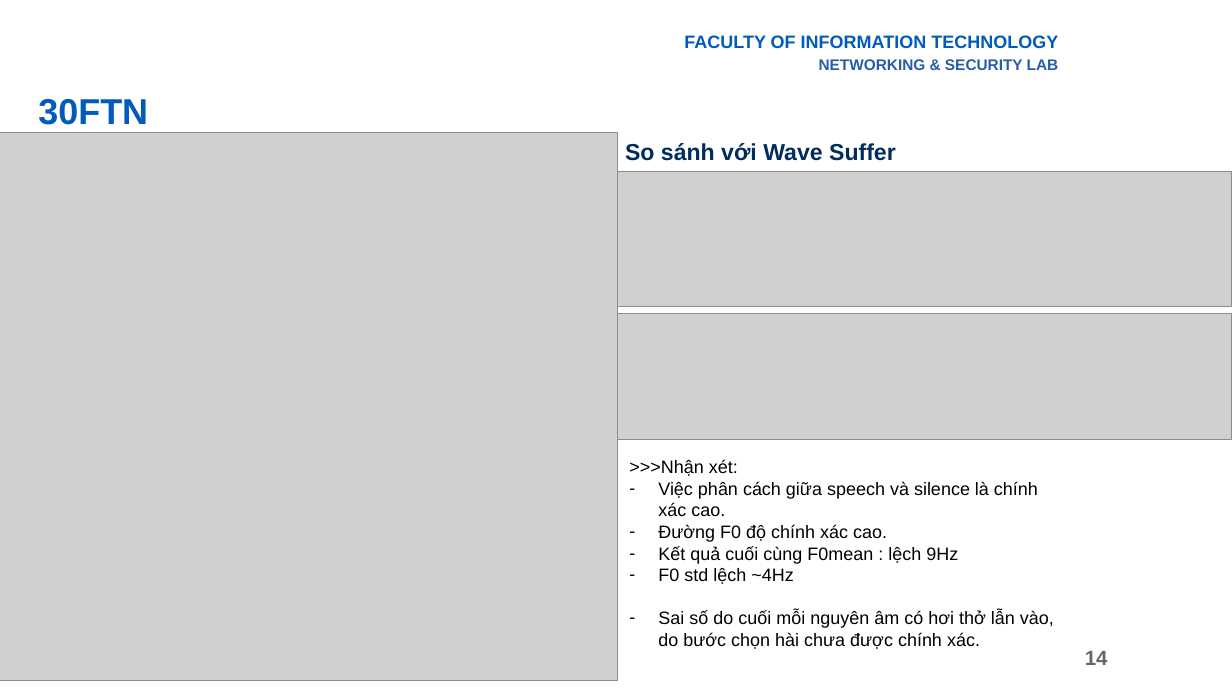
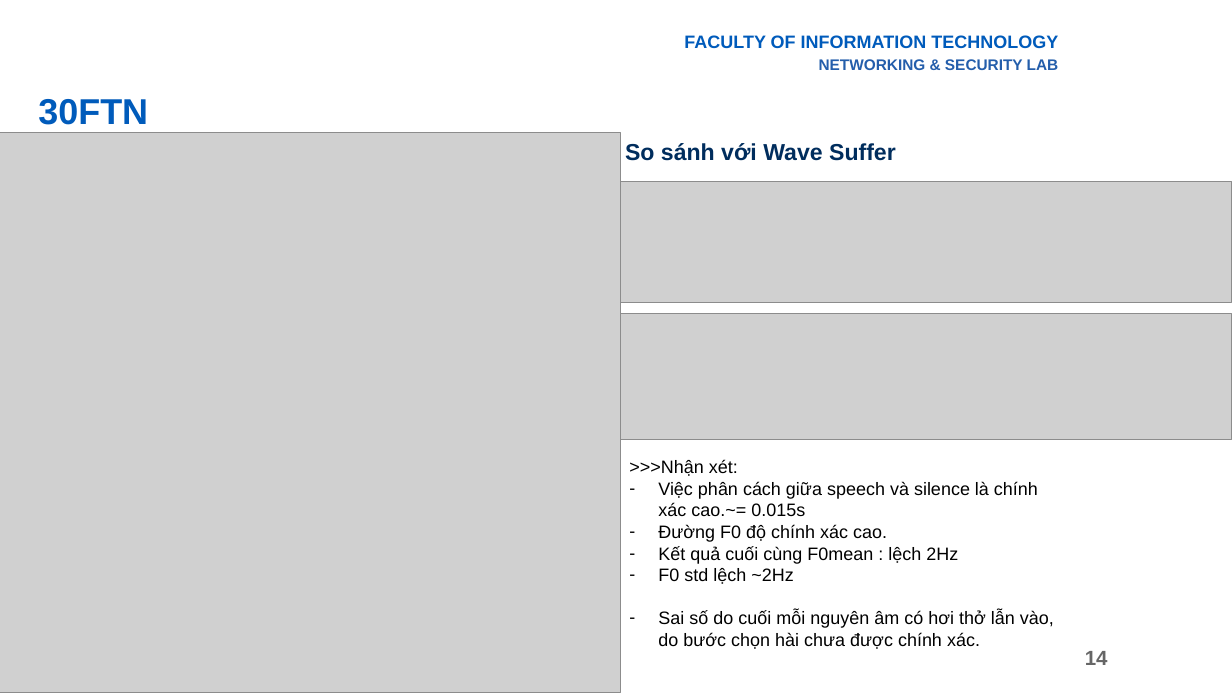
Before and after one commit to giabao2807/digital-signal-processing, a slide deck: slide 14 of endcourse/Final.pptx. Drawn at 1232x693 pixels with LibreOffice and Linux fonts; fonts in the diff are those of the drawing; grey boxes stand for pictures; background and template pictures are left out. Boxes give left, top, right and bottom in pixels: in the first picture for what was removed or moved away, otherwise in the second. Text is boxed around its words. In the diff, an @@ line names an element or a change of style, - is before the commit and + after.

```diff
--- a/endcourse/Final.pptx
+++ b/endcourse/Final.pptx
@@ picture: place and size @@
-picture at (0, 133, 618, 681)
+picture at (0, 133, 620, 693)
@@ picture: place and size @@
-picture at (616, 171, 1232, 307)
+picture at (618, 181, 1232, 302)
@@ text at (658, 481, 1038, 516): text changed @@
-– Việc phân cách giữa speech và silence là chính xác cao.
+– Việc phân cách giữa speech và silence là chính xác cao.~= 0.015s
@@ text at (658, 546, 958, 584): text changed @@
-– Kết quả cuối cùng F0mean : lệch 9Hz
-– F0 std lệch ~4Hz
+– Kết quả cuối cùng F0mean : lệch 2Hz
+– F0 std lệch ~2Hz
```
Also in this commit, not shown: 6 other slides changed, 3 other files.
